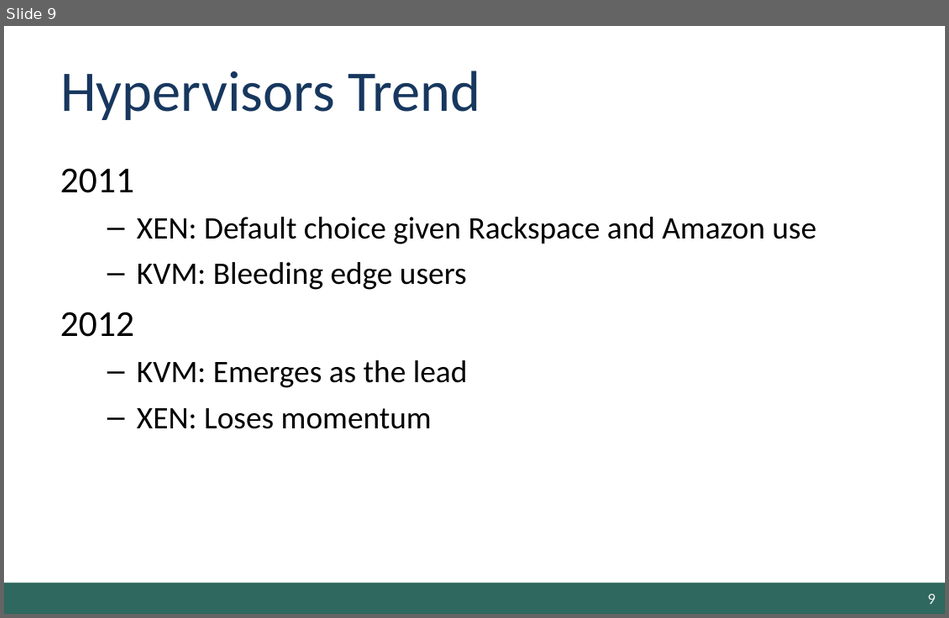
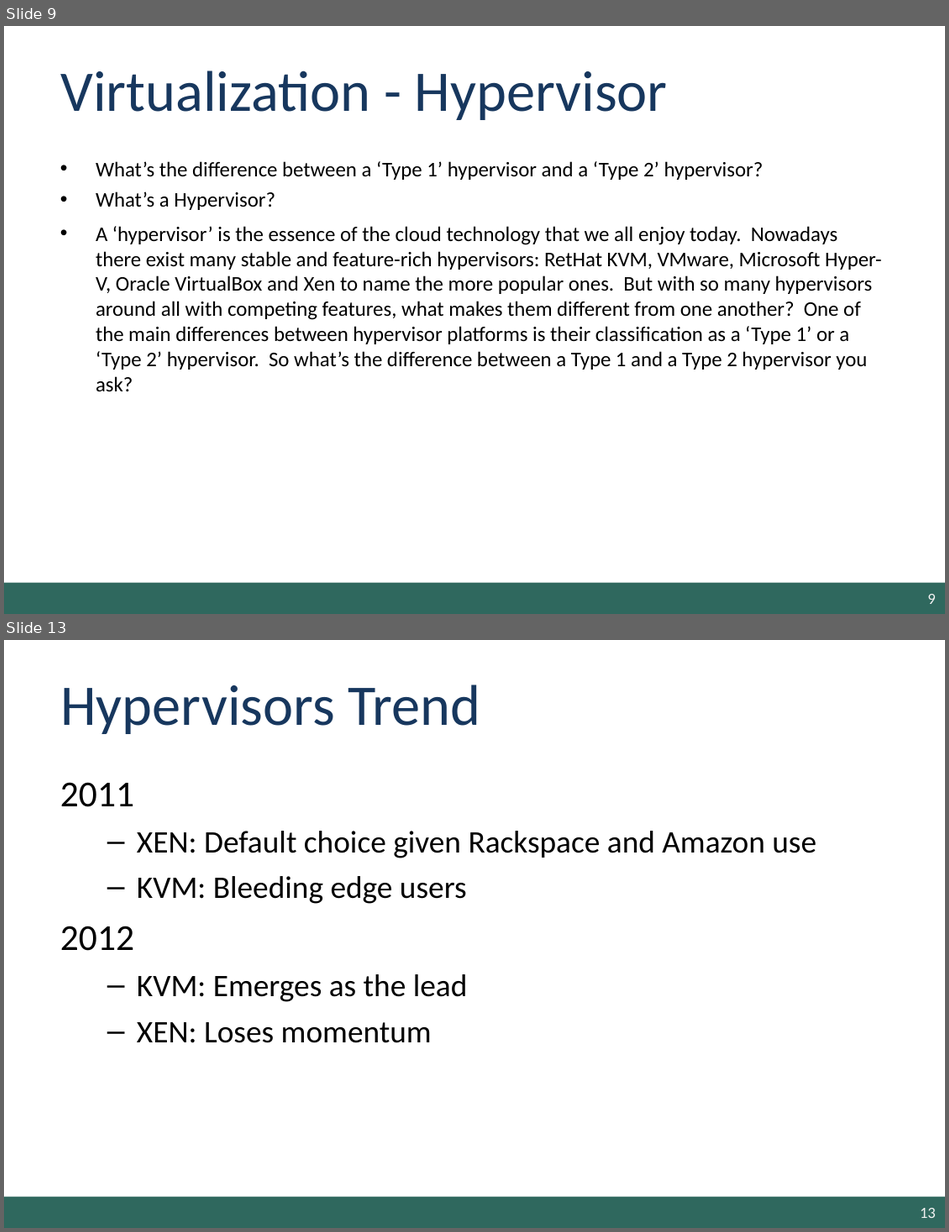
Before and after one commit to ragella/DevOps, a slide deck: Training_materials/Docker/Docker2.ppt. Shown one above the other, each under a label of ours: slide 9 before the commit, slides 9 and 13 after it; the slides between them are not shown. The pictures are 949x618 and 949x1232 pixels, drawn with LibreOffice and Linux fonts; fonts in the diff are those of the drawing; background and template pictures are left out. Boxes give left, top, right and bottom in pixels: in the first picture for what was removed or moved away, otherwise in the second. Text is boxed around its words. In the diff, an @@ line names an element or a change of style, - is before the commit and + after.

```diff
--- a/Training_materials/Docker/Docker2.ppt
+++ b/Training_materials/Docker/Docker2.ppt
@@ slide 9 added at box(4, 26, 945, 614), background #FFFFFF; not listed: 1 template element that a slide beside it also shows @@
@@ title added at box(60, 71, 668, 120), 44 pt, text #17375E @@
+Virtualization - Hypervisor
@@ text added at box(96, 161, 882, 392), 16 pt, text #000000 @@
+• What’s the difference between a ‘Type 1’ hypervisor and a ‘Type 2’ hypervisor?
+• What’s a Hypervisor?
+• A ‘hypervisor’ is the essence of the cloud technology that we all enjoy today. Nowadays there exist many stable and feature-rich hypervisors: RetHat KVM, VMware, Microsoft Hyper-V, Oracle VirtualBox and Xen to name the more popular ones. But with so many hypervisors around all with competing features, what makes them different from one another? One of the main differences between hypervisor platforms is their classification as a ‘Type 1’ or a ‘Type 2’ hypervisor. So what’s the difference between a Type 1 and a Type 2 hypervisor you ask?
@@ page number added at box(927, 594, 935, 604), 12 pt, text #F2F2F2 @@
+9
@@ what was slide 9 is now slide 13 @@
@@ page number at box(920, 1208, 936, 1218): text changed @@
-9
+13
```
Also in this commit, not shown: 1 slide changed, 3 other slides added.
